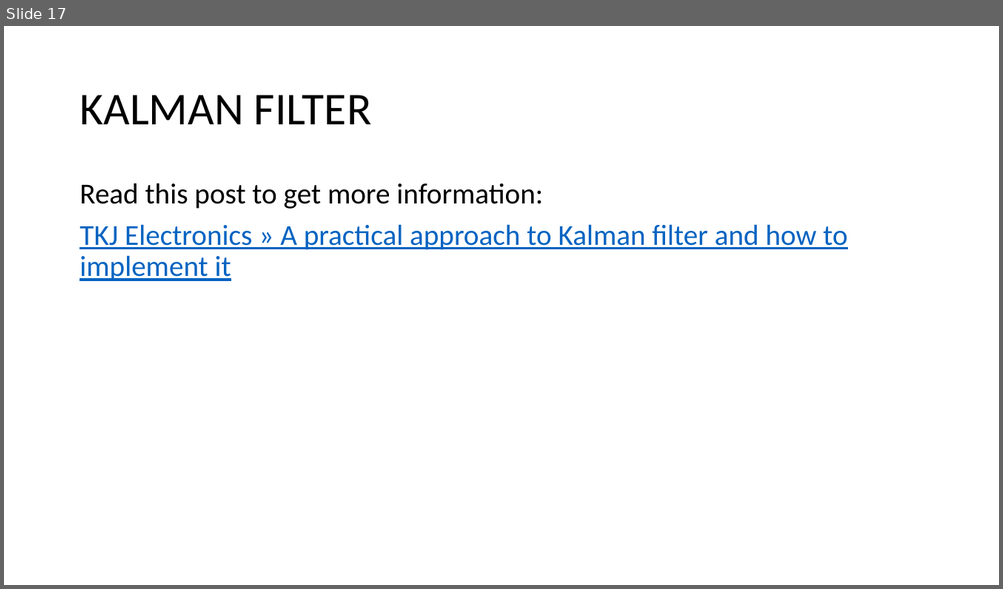
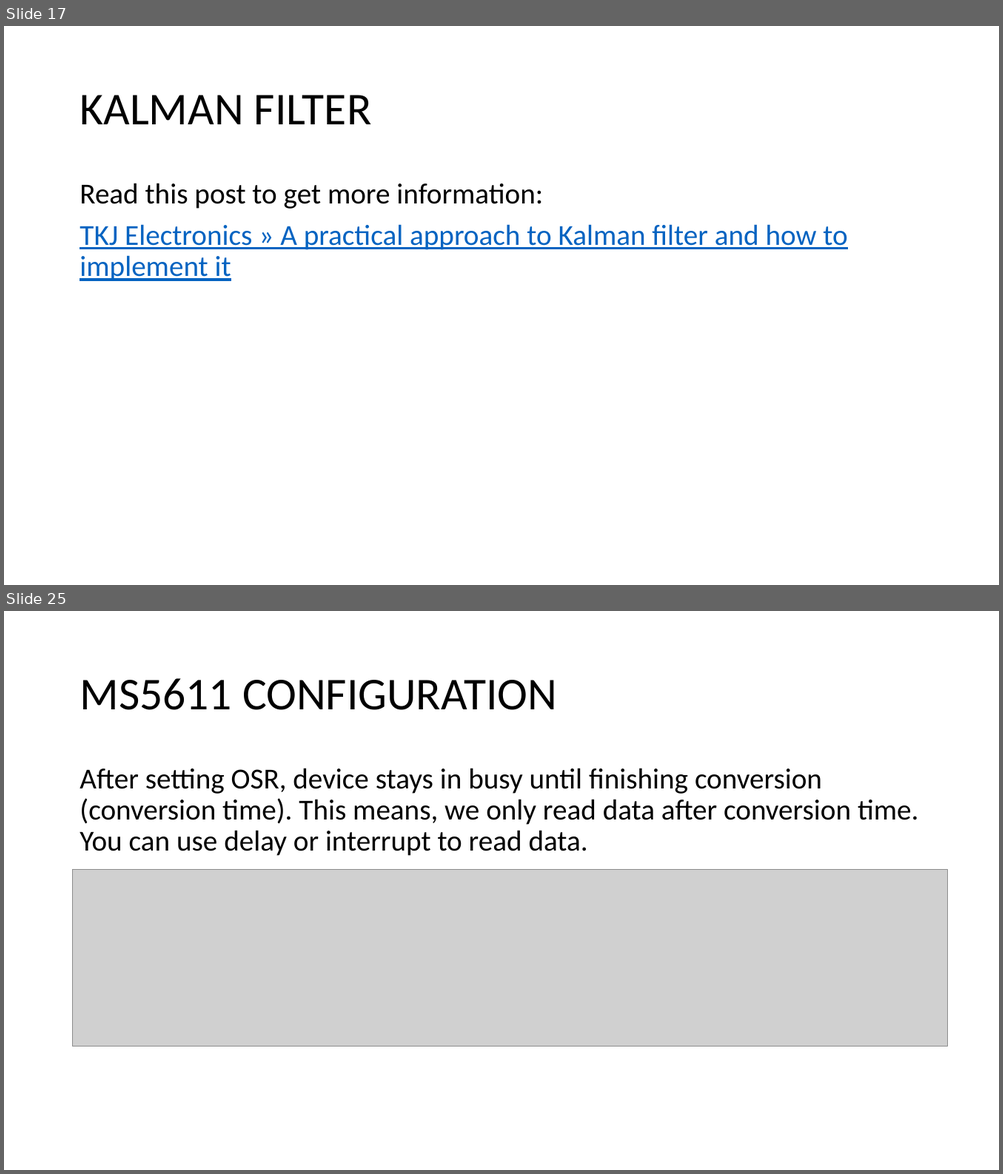
Before and after one commit to HIDER-ROOT/GY-86-for-raspi, a slide deck: Theory.pptx. Shown one above the other, each under a label of ours: slide 17 before the commit, slides 17 and 25 after it; the slides between them are not shown. The pictures are 1003x589 and 1003x1174 pixels, drawn with LibreOffice and Linux fonts; fonts in the diff are those of the drawing; grey boxes stand for pictures. Boxes give left, top, right and bottom in pixels: in the first picture for what was removed or moved away, otherwise in the second. Text is boxed around its words. In the diff, an @@ line names an element or a change of style, - is before the commit and + after.

```diff
--- a/Theory.pptx
+++ b/Theory.pptx
@@ slide 25 added at <box>4,611,999,1170</box>, background #FFFFFF @@
@@ title added at <box>79,678,557,710</box>, 44 pt, text #000000 @@
+MS5611 CONFIGURATION
@@ text added at <box>79,768,918,856</box>, 28 pt, text #000000 @@
+After setting OSR, device stays in busy until finishing conversion (conversion time). This means, we only read data after conversion time. You can use delay or interrupt to read data.
@@ picture added at <box>73,870,947,1047</box> @@
```
Also in this commit, not shown: 10 other slides added, 2 other files.
